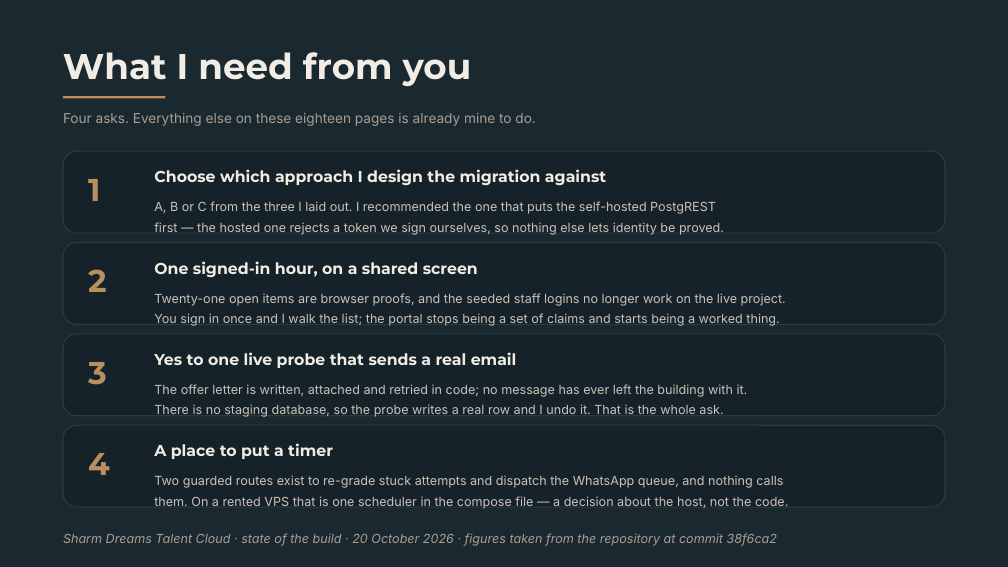
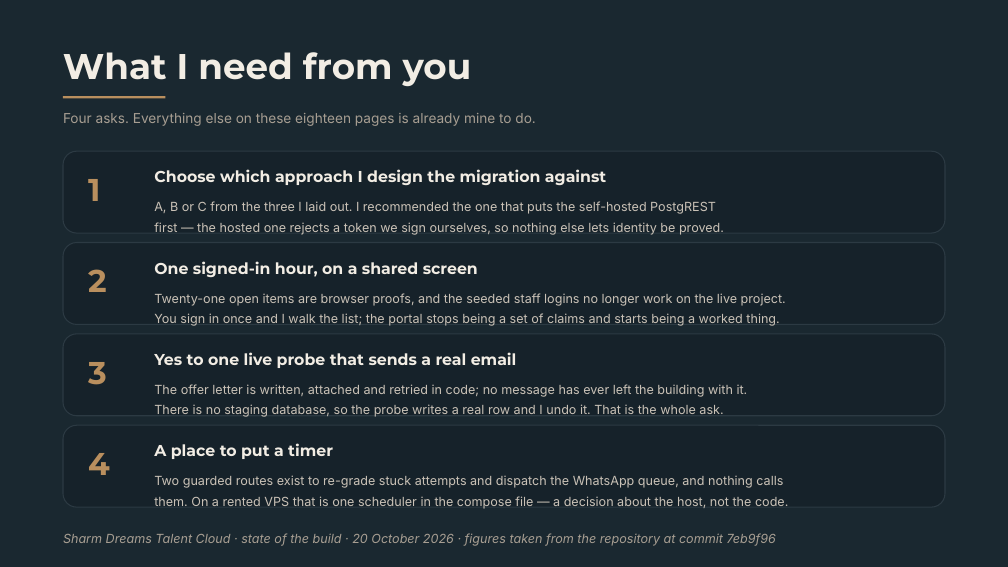
Before and after one commit to MahmoudMuslim/sharmdreamsgroup_recruitment, a slide deck: slide 18 of docs/Talent-Cloud-status-2026-10-20.pptx. Drawn at 1008x567 pixels with LibreOffice and Linux fonts; fonts in the diff are those of the drawing. Boxes give left, top, right and bottom in pixels: in the first picture for what was removed or moved away, otherwise in the second. Text is boxed around its words. In the diff, an @@ line names an element or a change of style, - is before the commit and + after.

Commit message:
docs(status): correct four figures that did not survive their own verification
Writing the report meant re-deriving every number, which found mistakes in
the deck I had just committed and in the report's first draft:

- The task ledger holds 320 closed tasks, not 321, against 47 open.
- A bare grep for ".from(" returns 499 lines, but 29 of those are
  Buffer/Array/Object.from. The figure that sizes the PostgREST decision is
  444 table reads across 65 files, plus 26 that name a bucket or table by
  variable.
- Assessment links stopped carrying a hard-coded deploy host in #313; the
  migration slide still described the old state.
- The Settings -> Languages gap is narrower than first written, and worse:
  the storage (app_settings rows keyed i18n.<locale>), the reader that
  already runs in layout, and the AI routing chain all exist. Only the
  console and its writer are missing, so #376 is now one page and one
  action rather than a feature build.

Both artifacts carry the same corrected basis so neither can be cited for a
stale number.

```diff
--- a/docs/Talent-Cloud-status-2026-10-20.pptx
+++ b/docs/Talent-Cloud-status-2026-10-20.pptx
@@ text at [63, 533, 776, 546]: text changed @@
-Sharm Dreams Talent Cloud · state of the build · 20 October 2026 · figures taken from the repository at commit 38f6ca2
+Sharm Dreams Talent Cloud · state of the build · 20 October 2026 · figures taken from the repository at commit 7eb9f96
```
Also in this commit, not shown: 6 other slides changed, 1 other file.
